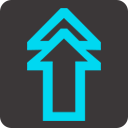
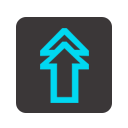
Comparing the layer stacks of the two w=128, h=128 images. Changes:
painted on "Layer 3" over [27, 8, 101, 121]
renamed "Rounded Rectangle 1" to "Rounded Rectangle 2", painted on it over [0, 0, 128, 128]
